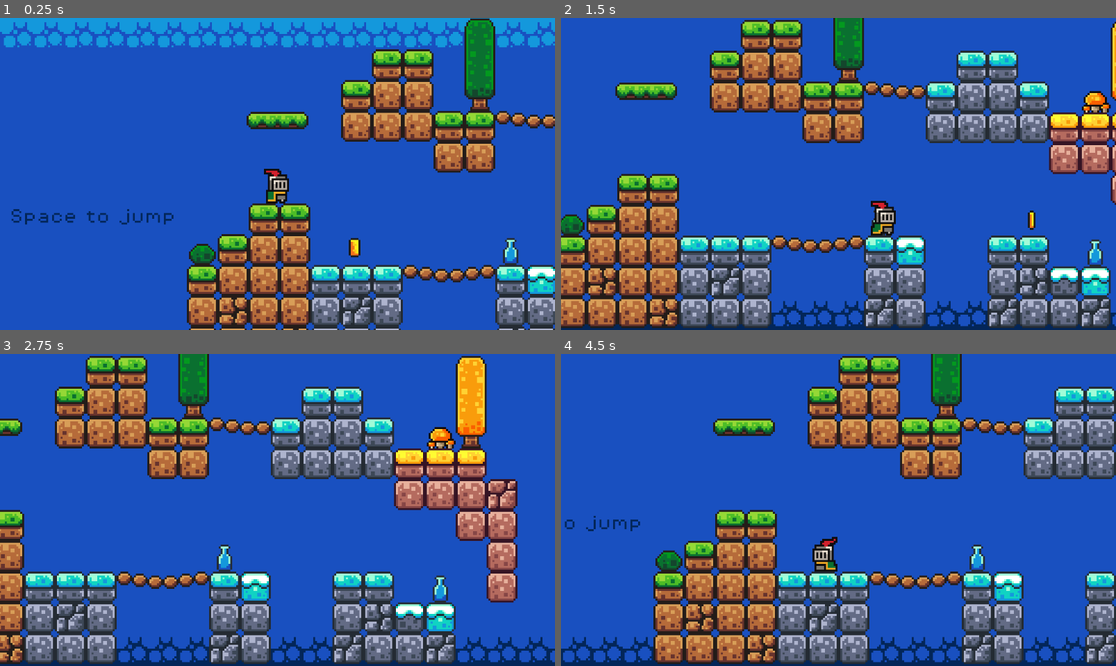
Above: before the commit, frames 1-4 (two rows, left to right).
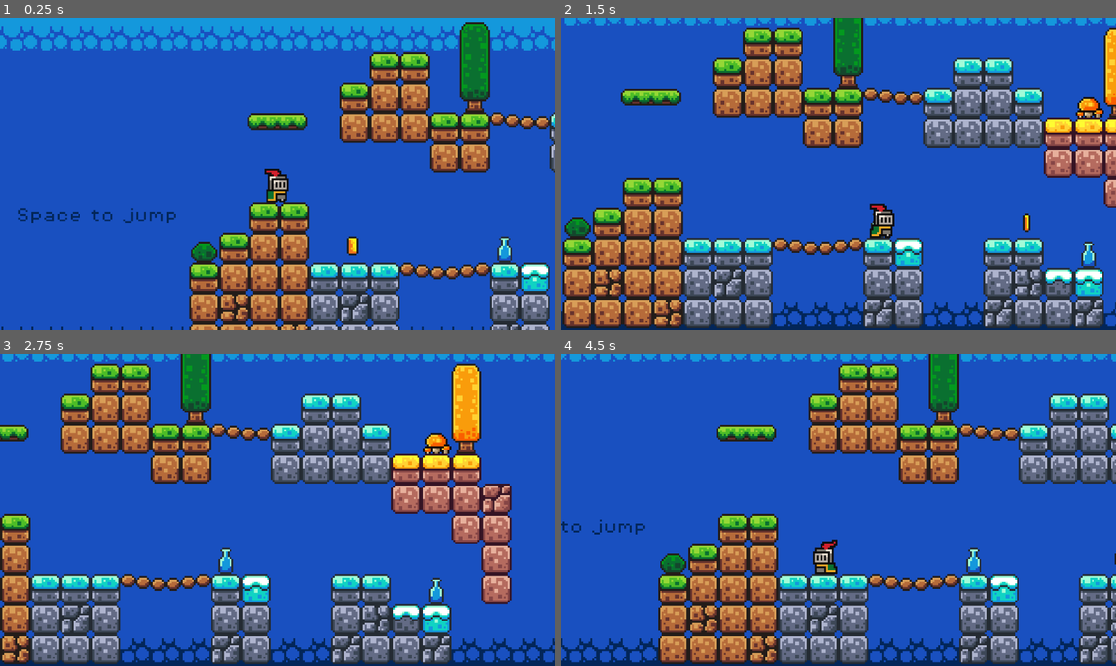
Above: after the commit, the same moments.

Repository: AvdhootJadhav/Indie-Warrior
Game: Godot game, scene res://scenes/game.tscn
Same seed, same stepped clock (60 frames per second), same inputs: the game is played once before the commit and once after it.
Inputs:
- Up to frame 1 (0.25 s): no input
- Up to frame 2 (1.5 s): hold Right (move_right) from 0.53 s (still down); tap Space (jump) at 0.77 s
- Up to frame 3 (2.75 s): tap Space (jump) at 1.52 s; release Right (move_right) at 2.03 s; hold Left (move_left) from 2.03 s (still down)
- Up to frame 4 (4.5 s): release Left (move_left) at 2.78 s; hold Right (move_right) 2.78-4.28 s; tap Space (jump) at 3.02, 3.77 s; hold Left (move_left) from 4.28 s (still down)

The runs differ from the first frame. In frame 1, 21% of the frame differs, in the area x 0-100%, y 0-100%; in frame 2, 34%; in frame 3, 32%; in frame 4, 28%.

Commit message:
zoom issue fixed

Diff:
--- a/scenes/game.tscn
+++ b/scenes/game.tscn
@@ -510,7 +510,7 @@
 
 [node name="Camera2D" type="Camera2D" parent="Player"]
 position = Vector2(-2, -10)
-zoom = Vector2(4, 4)
+zoom = Vector2(3.9, 3.9)
 limit_bottom = 100
 position_smoothing_enabled = true
 
